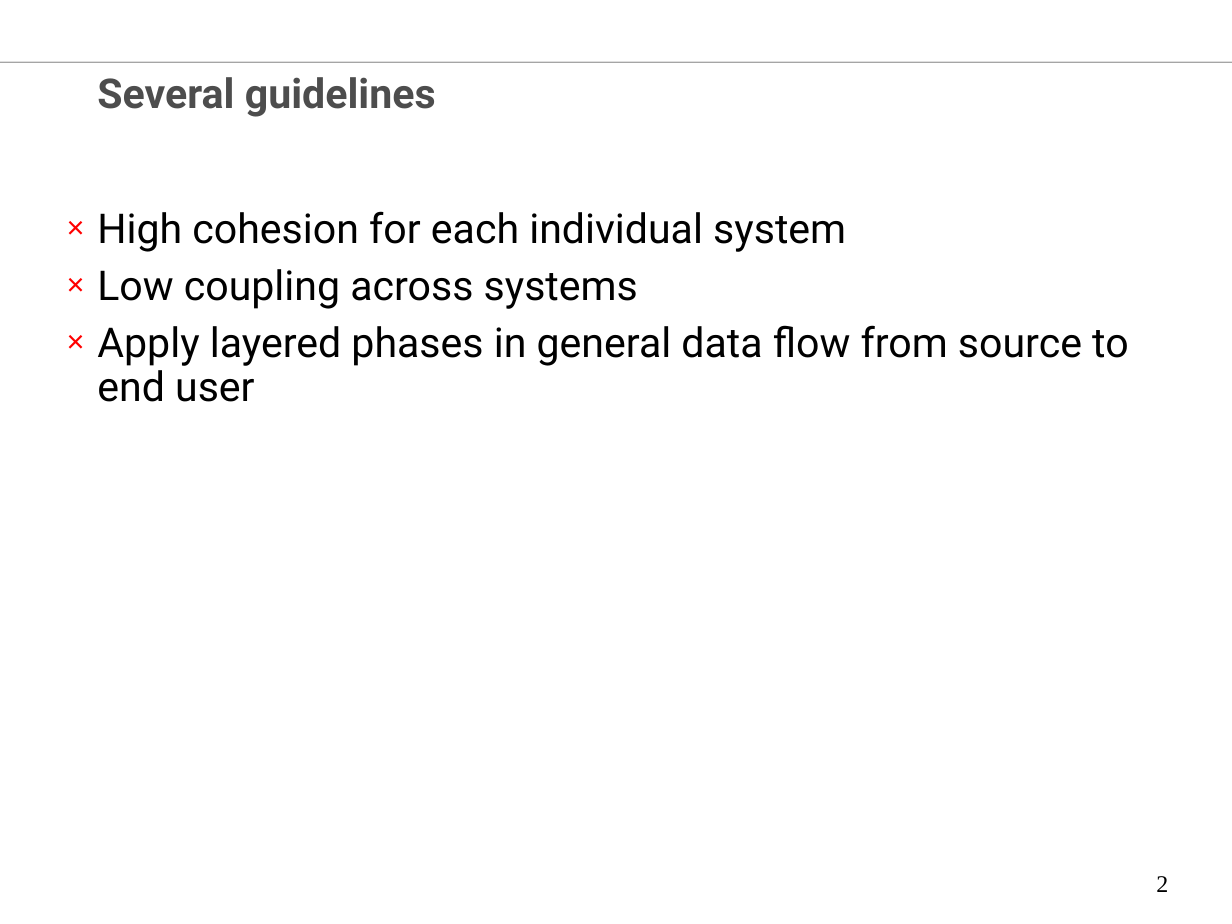
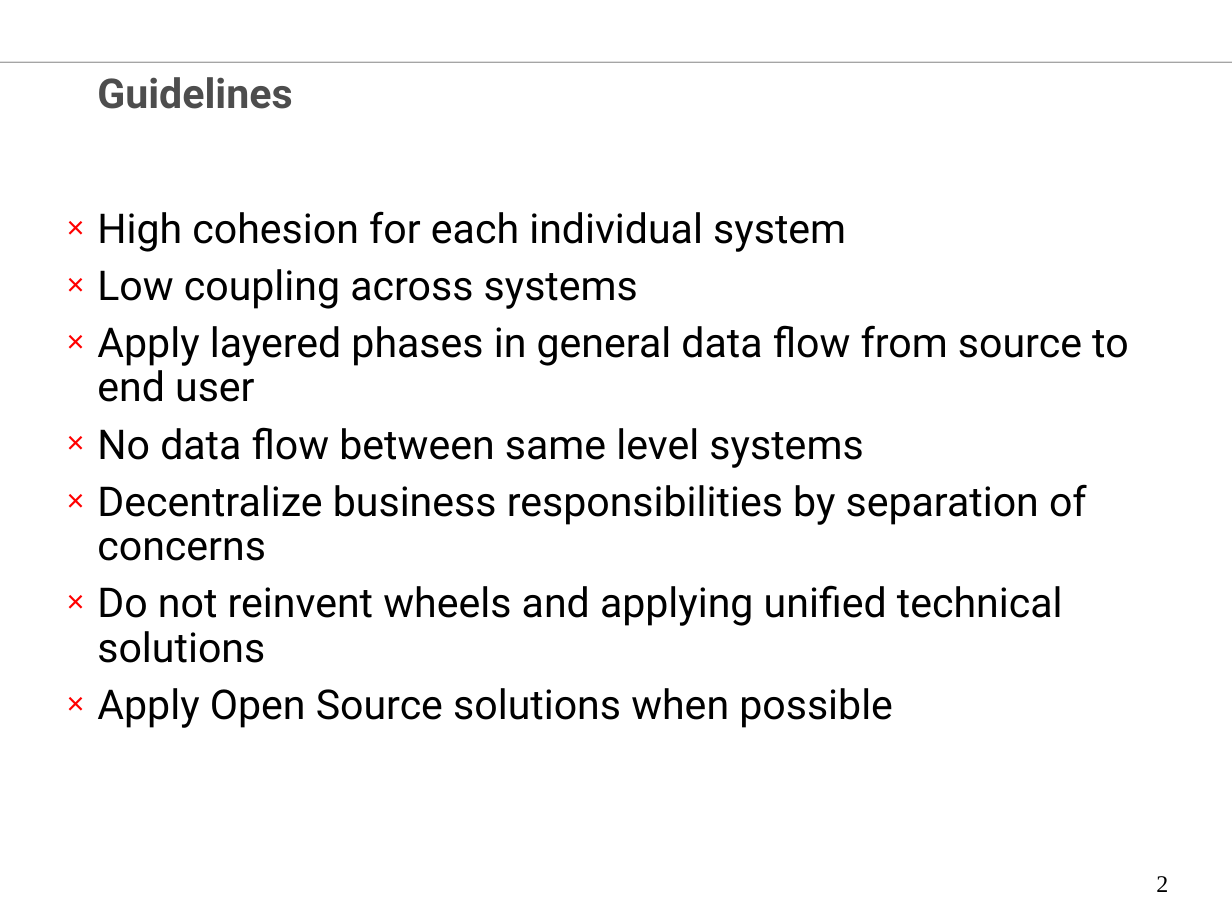
Before and after one commit to chenglx/myenv, a slide deck: slide 2 of Equity Data Technology Vision.ppt. Drawn at 1232x924 pixels with LibreOffice and Linux fonts; fonts in the diff are those of the drawing; background and template pictures are left out. Boxes give left, top, right and bottom in pixels: in the first picture for what was removed or moved away, otherwise in the second. Text is boxed around its words. In the diff, an @@ line names an element or a change of style, - is before the commit and + after.

```diff
--- a/Equity Data Technology Vision.ppt
+++ b/Equity Data Technology Vision.ppt
@@ title at (97, 77, 292, 109): text changed @@
-Several guidelines
+Guidelines
@@ text at (97, 427, 1087, 728): paragraphs added @@
+× No data flow between same level systems
+× Decentralize business responsibilities by separation of concerns
+× Do not reinvent wheels and applying unified technical solutions
+× Apply Open Source solutions when possible
```
Also in this commit, not shown: 1 slide added.
